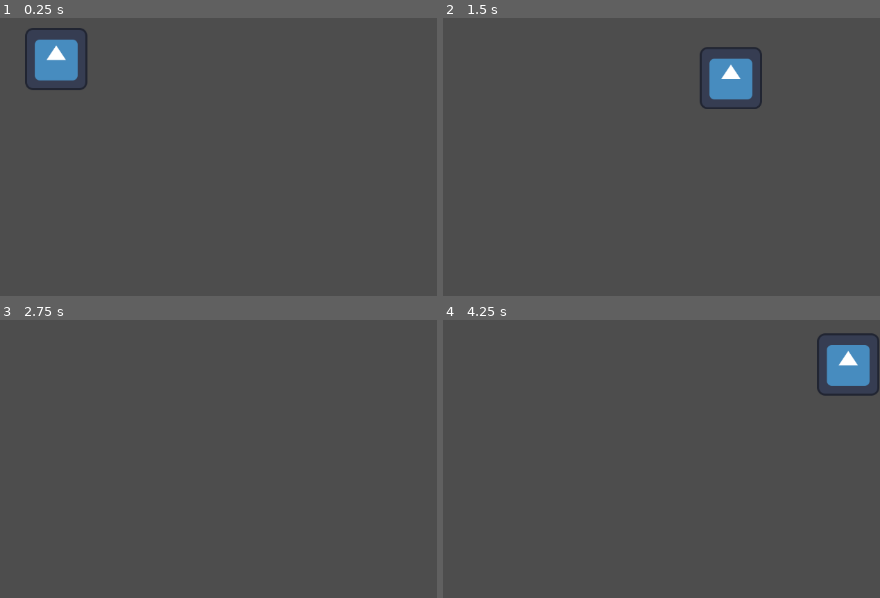
Above: before the commit, frames 1-4 (two rows, left to right).
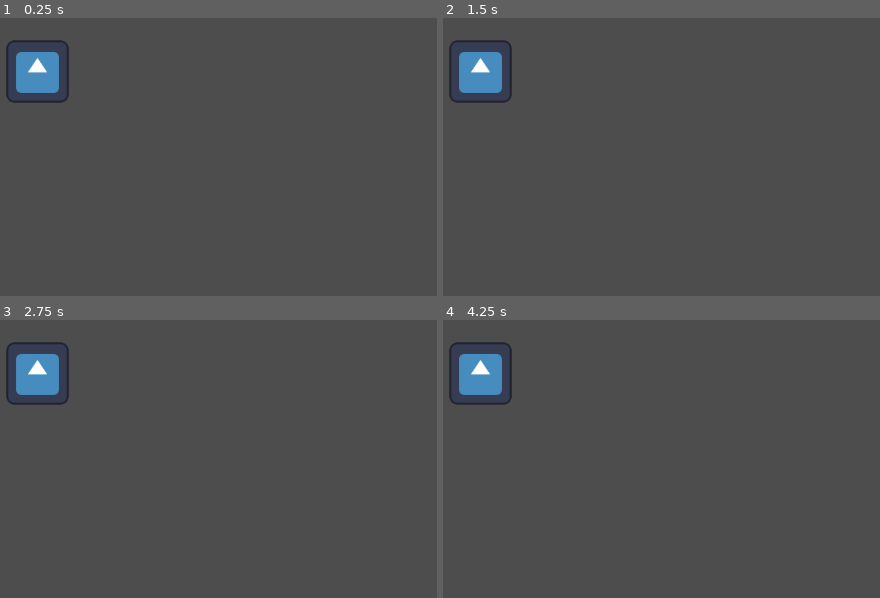
Above: after the commit, the same moments.

Repository: Rileyjm/Witch-Delivery-Game
Game: Godot game, scene res://World.tscn
Same seed, same stepped clock (60 frames per second), same inputs: the game is played once before the commit and once after it. The engine's default icon, where the game draws it, is replaced by a stand-in: a white triangle on a blue panel in a dark square.
Inputs:
- Up to frame 1 (0.25 s): no input
- Up to frame 2 (1.5 s): tap Enter at 0.5 s; hold D (right) 0.53-1.28 s; hold Shift (run) 0.53-1.28 s; hold S (down) from 1.28 s (still down); tap Shift (run) at 1.35 s
- Up to frame 3 (2.75 s): release S (down) at 2.03 s; hold D (right) from 2.03 s (still down); hold Shift (run) from 2.03 s (still down)
- Up to frame 4 (4.25 s): release D (right) at 2.78 s; release Shift (run) at 2.78 s; hold W (up) 2.78-3.53 s; tap Shift (run) at 2.85 s; tap Space at 3.5 s; hold A (left) from 3.53 s (still down); hold Shift (run) from 3.53 s (still down)

The runs differ from the first frame. In frame 1, 2.6% of the frame differs, in the area x 1-20%, y 3-31%; in frame 2, 3.9%; in frame 3, 2.0%; in frame 4, 4.0%, in the area x 1-100%, y 4-31%.

Commit message:
small changes to movement

Diff:
--- a/World.tscn
+++ b/World.tscn
@@ -1,6 +1,10 @@
-[gd_scene load_steps=2 format=3 uid="uid://bstrkowssfgjk"]
+[gd_scene load_steps=4 format=3 uid="uid://bstrkowssfgjk"]
 
 [ext_resource type="PackedScene" uid="uid://u4jafb302b8e" path="res://Player.tscn" id="1_rqr45"]
+[ext_resource type="Texture2D" uid="uid://baod8372nrtwt" path="res://icon.svg" id="2_ihx42"]
+
+[sub_resource type="RectangleShape2D" id="RectangleShape2D_2xilu"]
+size = Vector2(117.143, 130.527)
 
 [node name="World" type="Node2D"]
 scale = Vector2(0.7, 0.7)
@@ -8,4 +12,16 @@
 [node name="Player" parent="." instance=ExtResource("1_rqr45")]
 position = Vector2(861.429, 437.143)
 
-[node name="Sprite2D" type="Sprite2D" parent="."]
+[node name="PlayerCamera" type="Camera2D" parent="Player"]
+position_smoothing_speed = 10.0
+
+[node name="Icon" type="Sprite2D" parent="."]
+position = Vector2(-64.2857, 291.429)
+scale = Vector2(1, 10.2879)
+texture = ExtResource("2_ihx42")
+
+[node name="StaticBody2D" type="StaticBody2D" parent="Icon"]
+
+[node name="CollisionShape2D" type="CollisionShape2D" parent="Icon/StaticBody2D"]
+position = Vector2(2.85715, -0.833164)
+shape = SubResource("RectangleShape2D_2xilu")
--- a/player.gd
+++ b/player.gd
@@ -4,7 +4,7 @@
 @export var walk = 300
 @export var sprintSpeed = 450
 const maxSpeed =450
-const  friction = 700
+const  friction = 750
 const accl = 1600
 
 var input = Vector2.ZERO
